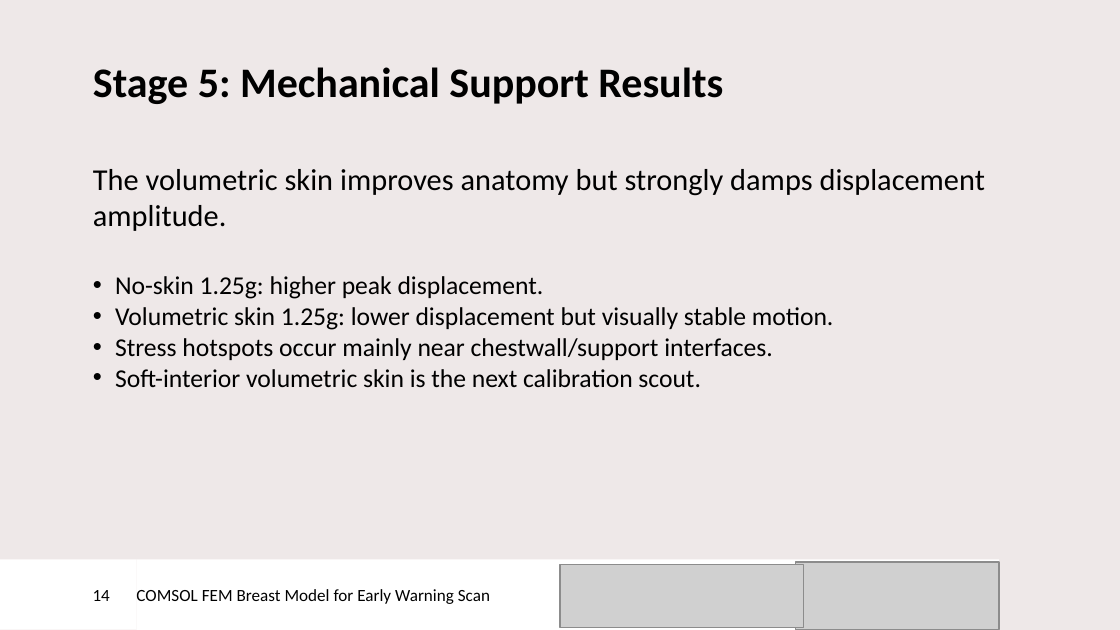
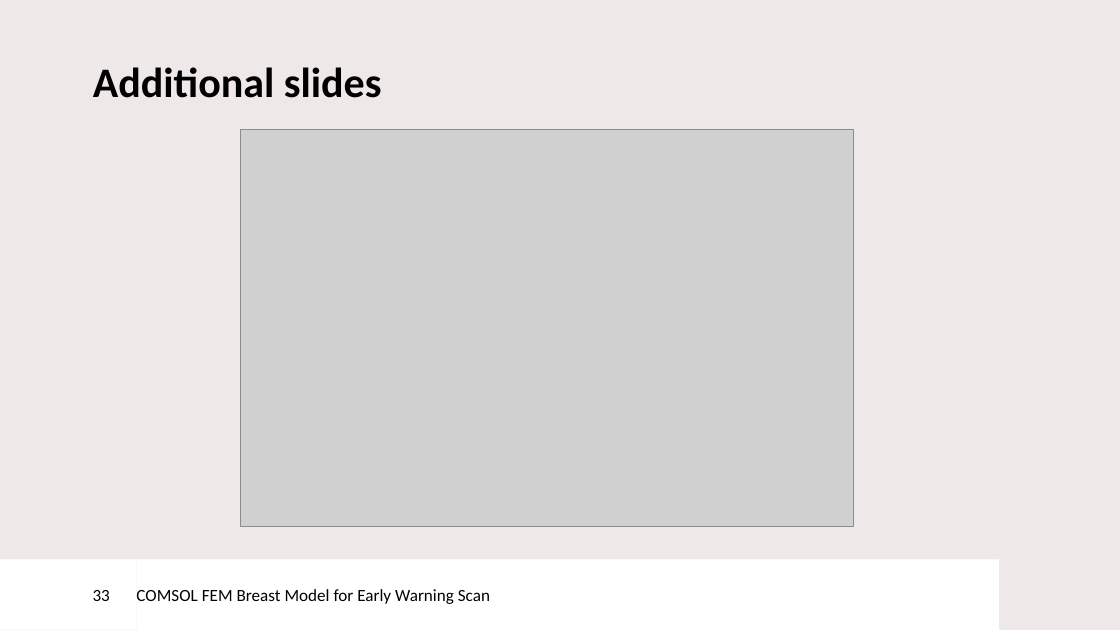
Before and after one commit to DaanKuijpers11/ews-comsol-breast-fem, a slide deck: slide 33 of docs/presentation/Early Warning Scan intership presentation - Daan Kuijpers.pptx (slide 14 before the commit). Drawn at 1120x630 pixels with LibreOffice and Linux fonts; fonts in the diff are those of the drawing; grey boxes stand for pictures; background and template pictures are left out. Boxes give left, top, right and bottom in pixels: in the first picture for what was removed or moved away, otherwise in the second. Text is boxed around its words. In the diff, an @@ line names an element or a change of style, - is before the commit and + after.

```diff
--- a/docs/presentation/Early Warning Scan intership presentation - Daan Kuijpers.pptx
+++ b/docs/presentation/Early Warning Scan intership presentation - Daan Kuijpers.pptx
@@ title at bbox=[93, 67, 382, 98]: text changed @@
-Stage 5: Mechanical Support Results
+Additional slides
@@ picture added at bbox=[240, 130, 853, 528] @@
@@ text removed at bbox=[93, 169, 985, 387] @@
-The volumetric skin improves anatomy but strongly damps displacement amplitude.
-    • No-skin 1.25g: higher peak displacement.
-    • Volumetric skin 1.25g: lower displacement but visually stable motion.
-    • Stress hotspots occur mainly near chestwall/support interfaces.
-    • Soft-interior volumetric skin is the next calibration scout.
@@ picture removed at bbox=[560, 564, 804, 628] @@
@@ picture removed at bbox=[795, 562, 999, 630] @@
@@ page number at bbox=[93, 590, 110, 601]: text changed @@
-14
+33
```
Also in this commit, not shown: 15 other slides changed, 18 slides added, 5 slides removed, 9 other files.
